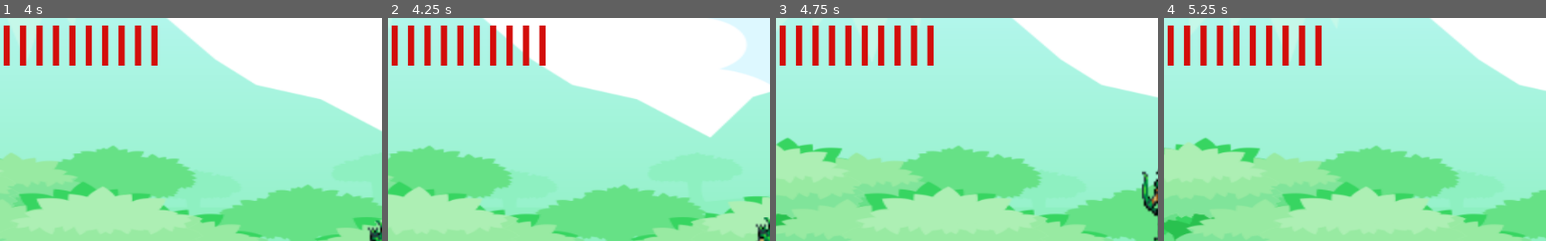
Above: before the commit, frames 1-4 (left to right).
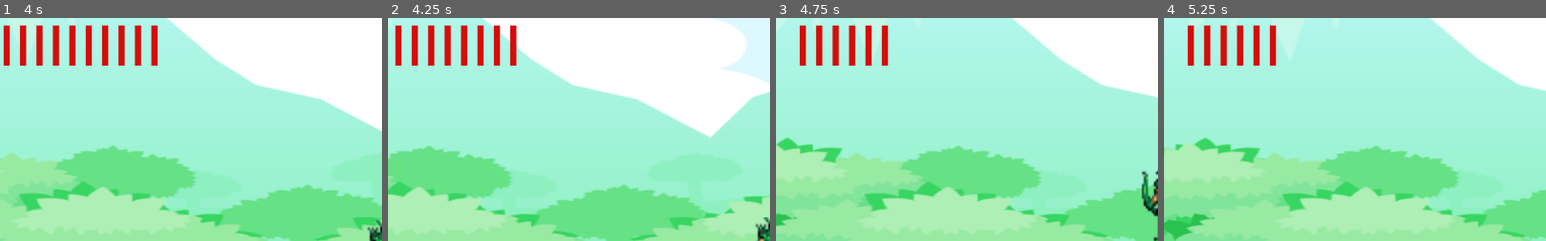
Above: after the commit, the same moments.

Repository: CC-SI/Game_lendas_corrompidas
Game: Godot game, scene res://src/Cenas/Cenario Testes/Cenario Testes.tscn
Same seed, same stepped clock (60 frames per second), same inputs: the game is played once before the commit and once after it.
Inputs:
- Up to frame 1 (4 s): tap Enter (ui_accept) at 0.5, 0.77, 1.52, 3.02, 3.77 s; hold Right (ui_right) 0.53-2.03 s; tap Q (atirar) at 0.6, 3.6 s; tap F (dash) at 1.35 s; hold Left (ui_left) 2.03-2.78 s; tap R (mordida) at 2.1 s; hold Right (ui_right) from 2.78 s (still down); tap V (uivo) at 2.85 s
- Up to frame 2 (4.25 s): keep holding Right (ui_right)
- Up to frame 3 (4.75 s): release Right (ui_right) at 4.28 s; hold Left (ui_left) from 4.28 s (still down); tap F (dash) at 4.35 s; tap Enter (ui_accept) at 4.52 s
- Up to frame 4 (5.25 s): release Left (ui_left) at 5.03 s; hold Right (ui_right) from 5.03 s (still down); tap R (mordida) at 5.1 s
The pictures show only the part of the screen within x 0-50%, y 0-50%; the shares and areas given below are measured in that part.

Frame 1 is identical in both runs. In frame 2, 4.2% of the frame differs, in the area x 0-42%, y 2-22%; in frame 3, 4.1%; in frame 4, 4.1%.
Error before the commit: Parse Error: The method "follow_player" isn't declared in the current class. (res://src/scripts/Inimigos/Curupira.gd:23)
Error after the commit: Invalid get index 'player' (on base: 'Node (DadosGlobais.gd)'). (res://src/scripts/Inimigos/Curupira.gd:12)

Commit message:
feat: novo metodo que segue o jogador

Diff:
--- a/src/scripts/Inimigos/Inimigo_Base.gd
+++ b/src/scripts/Inimigos/Inimigo_Base.gd
@@ -2,8 +2,25 @@
 class_name InimigoBase
 
 export var vidas = 3
+export var gravidade = 300
 export var nome_do_inimigo = "Inimigo"
+
 var velocidade = 100
+var direcao = Vector2.ZERO
+
+func follow_player():
+	var direcao_horizontal = DadosGlobais.player.global_position.x - global_position.x
+
+	if direcao_horizontal != 0:
+		var novo_lado = 1 if direcao_horizontal > 0 else -1
+		if has_method("mudarLadoSprite"):
+			self.lado = novo_lado
+			call("mudarLadoSprite")
+
+	direcao = (DadosGlobais.player.global_position - global_position).normalized()
+	direcao.y += gravidade
+	direcao *= velocidade
+	move_and_slide(direcao, Vector2.UP)
 
 func levar_dano(valor):
 	vidas -= valor
